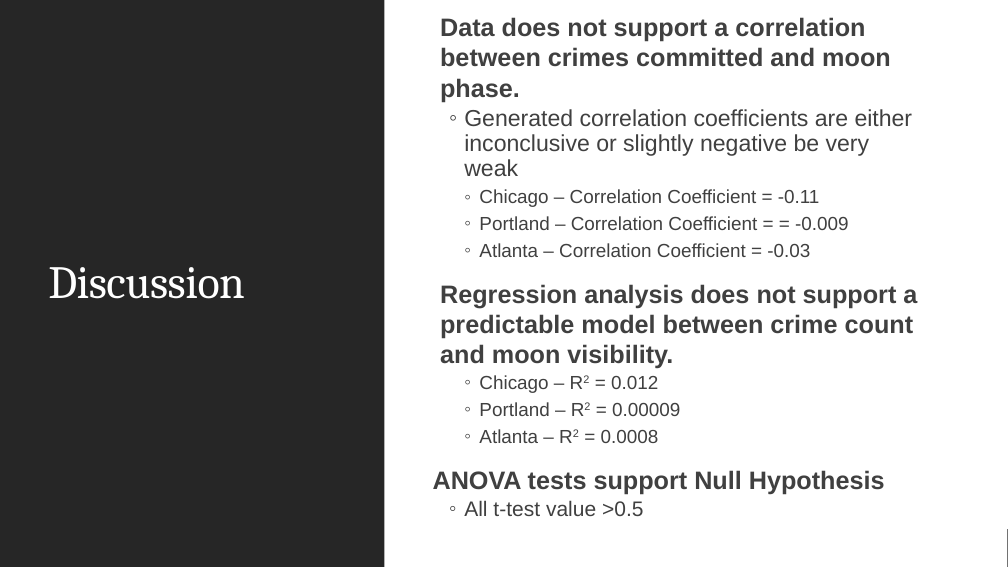
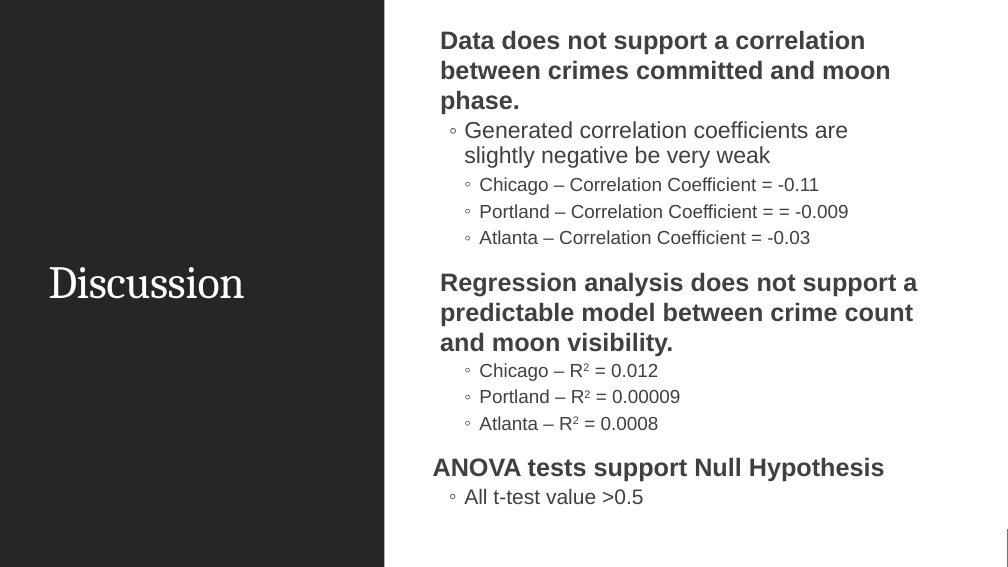
Before and after one commit to NHigs58/Project-1-, a slide deck: slide 6 of Presentation.pptx. Drawn at 1008x567 pixels with LibreOffice and Linux fonts; fonts in the diff are those of the drawing. Boxes give left, top, right and bottom in pixels: in the first picture for what was removed or moved away, otherwise in the second. Text is boxed around its words. In the diff, an @@ line names an element or a change of style, - is before the commit and + after.

```diff
--- a/Presentation.pptx
+++ b/Presentation.pptx
@@ text at [464,121,848,168]: text changed @@
-  ◦ Generated correlation coefficients are either inconclusive or slightly negative be very weak
+  ◦ Generated correlation coefficients are slightly negative be very weak
```
Also in this commit, not shown: 2 other slides changed, 1 other file.
